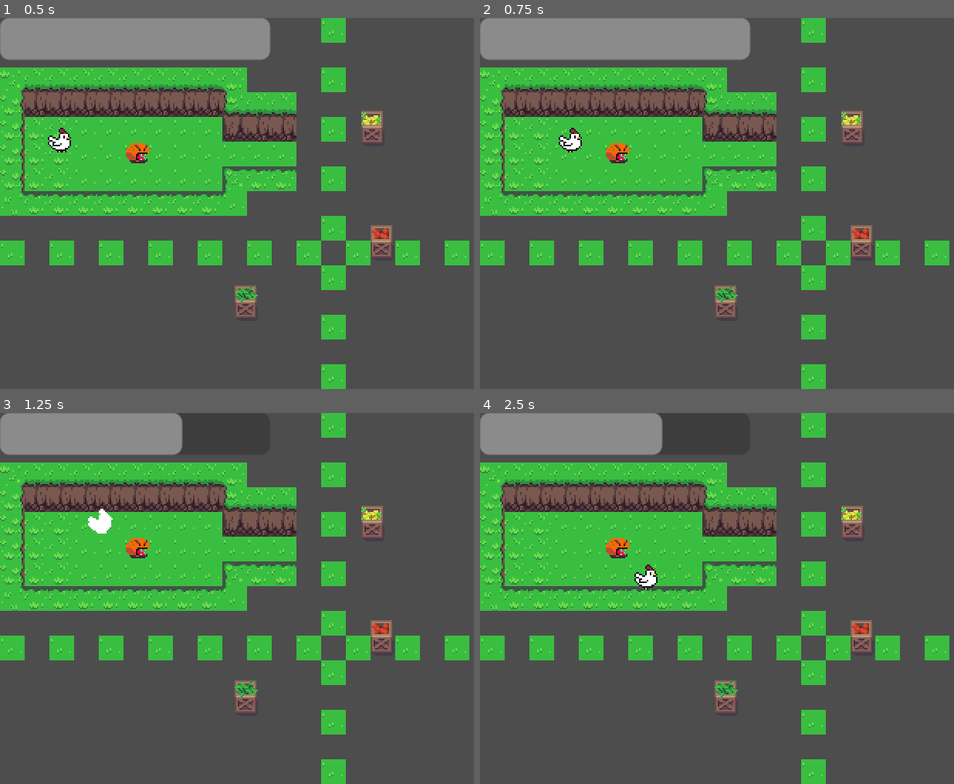
Above: before the commit, frames 1-4 (two rows, left to right).
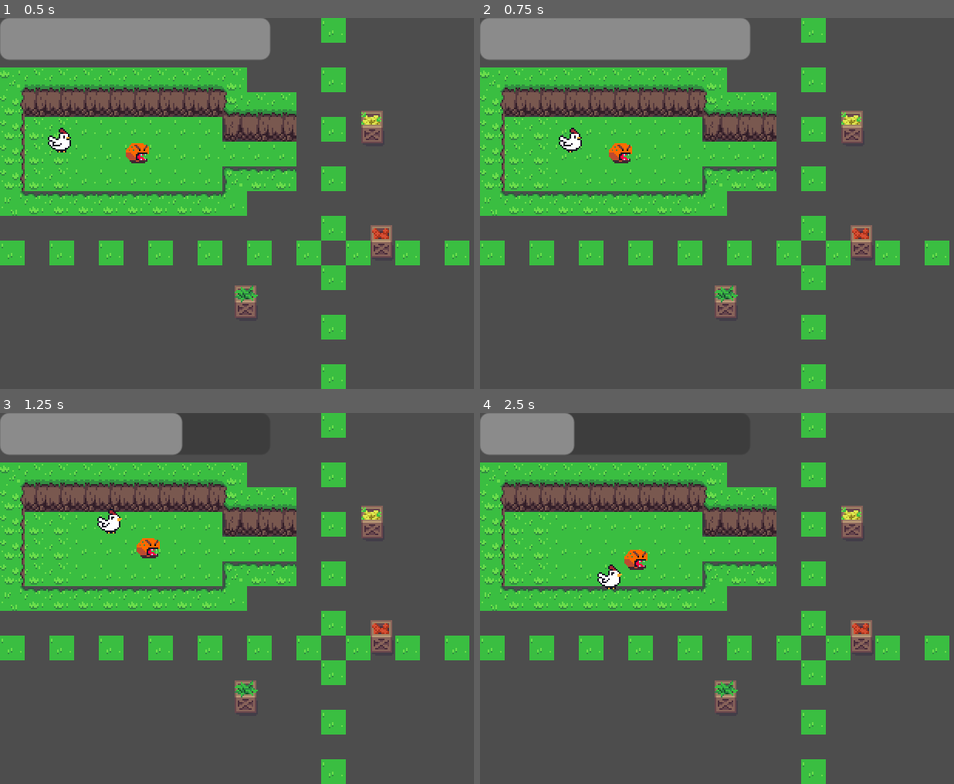
Above: after the commit, the same moments.

Repository: hansonry/chicken-rising
Game: Godot game, scene res://start.tscn
Same seed, same stepped clock (60 frames per second), same inputs: the game is played once before the commit and once after it.
Inputs:
- Up to frame 1 (0.5 s): no input
- Up to frame 2 (0.75 s): tap Enter at 0.5 s; hold D (Right) from 0.53 s (still down)
- Up to frame 3 (1.25 s): keep holding D (Right)
- Up to frame 4 (2.5 s): release D (Right) at 1.28 s; hold S (Down) 1.28-2.03 s; hold D (Right) from 2.03 s (still down)

Frame 1 is identical in both runs. In frame 2, 0.1% of the frame differs, in the area x 26-33%, y 33-40%; in frame 3, 0.6%; in frame 4, 2.9%, in the area x 18-39%, y 0-48%.
Error after the commit: Attempt to call function 'play' in base 'null instance' on a null instance. (res://bad_guy/baddie.gd:50)

Commit message:
adding timers and basic patrol behaviour to baddies

Diff:
--- /dev/null
+++ b/bad_guy/EnemyScouting.gd
@@ -0,0 +1,14 @@
+extends RayCast2D
+
+@onready var parent = get_parent()
+
+# Called when the node enters the scene tree for the first time.
+func _ready():
+	print(str(parent.get_class()))
+	pass # Replace with function body.
+
+
+# Called every frame. 'delta' is the elapsed time since the previous frame.
+func _process(delta):
+
+	pass
--- /dev/null
+++ b/bad_guy/baddie.gd
@@ -0,0 +1,60 @@
+extends CharacterBody2D
+
+
+const WALK_SPEED = 10.0
+const RUN_SPEED = 30.0
+var last_direction : String
+#patrol variables
+var _patrol_location : Vector2 # the next location to explore/patrol.
+var PATROL_DISTANCE := 10.0 # the distance between each rand patrol point from the PATROL_ORIGIN
+#Patrol origin is where they spawn, by default, but obviously can be moved.
+@onready var PATROL_ORIGIN := global_position as Vector2 # These bad guys aren't very brave. They tend to stay near one location.
+#rnd
+var rand := RandomNumberGenerator.new() as RandomNumberGenerator
+
+
+func _physics_process(delta):
+	var SPEED = WALK_SPEED
+	var moving :bool = false
+	var mirror :bool = false
+	# Get the input direction and handle the movement/deceleration.
+	# As good practice, you should replace UI actions with custom gameplay actions.
+	var command : Vector2
+	command.x = Input.get_axis("Left", "Right")
+	command.y = Input.get_axis("Up", "Down")
+
+
+	command = command.normalized()
+	if command.x:
+		moving = true
+		velocity.x = command.x * SPEED
+		last_direction = "Right"
+		if command.x < 0:
+			mirror = true
+	else:
+		velocity.x = move_toward(velocity.x, 0, SPEED)
+	if command.y:
+		moving = true
+		velocity.y = command.y * SPEED
+		if command.y > 0:
+			last_direction = "Down"
+		else:
+			last_direction = "Up"
+	else:
+		velocity.y = move_toward(velocity.y, 0, SPEED)
+
+	if moving:
+		$Sprite2D.flip_h = mirror
+
+	else:
+		$AnimatedSprite2D.play("Idel" + last_direction)
+
+	move_and_slide()
+
+
+
+
+
+func _on_scouting_timer_timeout():
+
+	pass
--- a/bad_guy/baddie.tscn
+++ b/bad_guy/baddie.tscn
@@ -1,6 +1,8 @@
-[gd_scene load_steps=4 format=3 uid="uid://5dp6yyeg32m6"]
+[gd_scene load_steps=6 format=3 uid="uid://5dp6yyeg32m6"]
 
+[ext_resource type="Script" path="res://bad_guy/baddie.gd" id="1_fx7gl"]
 [ext_resource type="Texture2D" uid="uid://c3c2m4k5dli7b" path="res://bad_guy/baddie_temp_II.png" id="1_pb3jy"]
+[ext_resource type="Script" path="res://bad_guy/EnemyScouting.gd" id="2_xiuqc"]
 
 [sub_resource type="CircleShape2D" id="CircleShape2D_obcqa"]
 radius = 9.0
@@ -9,6 +11,7 @@
 
 [node name="CharacterBody2D" type="CharacterBody2D"]
 collision_layer = 4
+script = ExtResource("1_fx7gl")
 
 [node name="PhysicsCollider" type="CollisionShape2D" parent="."]
 position = Vector2(0, 1)
@@ -26,3 +29,12 @@
 position = Vector2(0, 1)
 scale = Vector2(0.9, 0.6)
 shape = SubResource("CircleShape2D_42g0g")
+
+[node name="Vision" type="RayCast2D" parent="."]
+script = ExtResource("2_xiuqc")
+
+[node name="ScoutingTimer" type="Timer" parent="."]
+wait_time = 3.0
+autostart = true
+
+[connection signal="timeout" from="ScoutingTimer" to="." method="_on_scouting_timer_timeout"]
